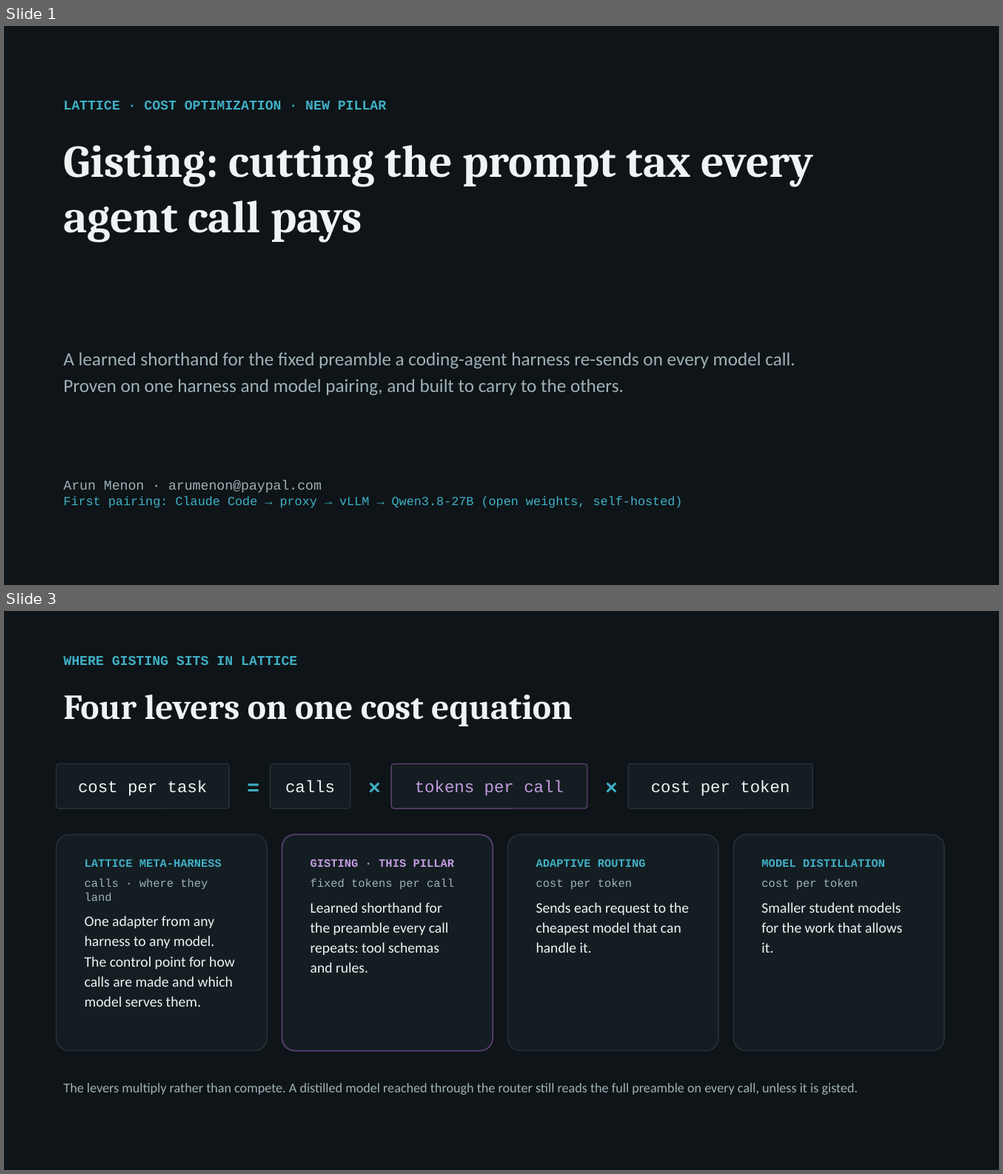
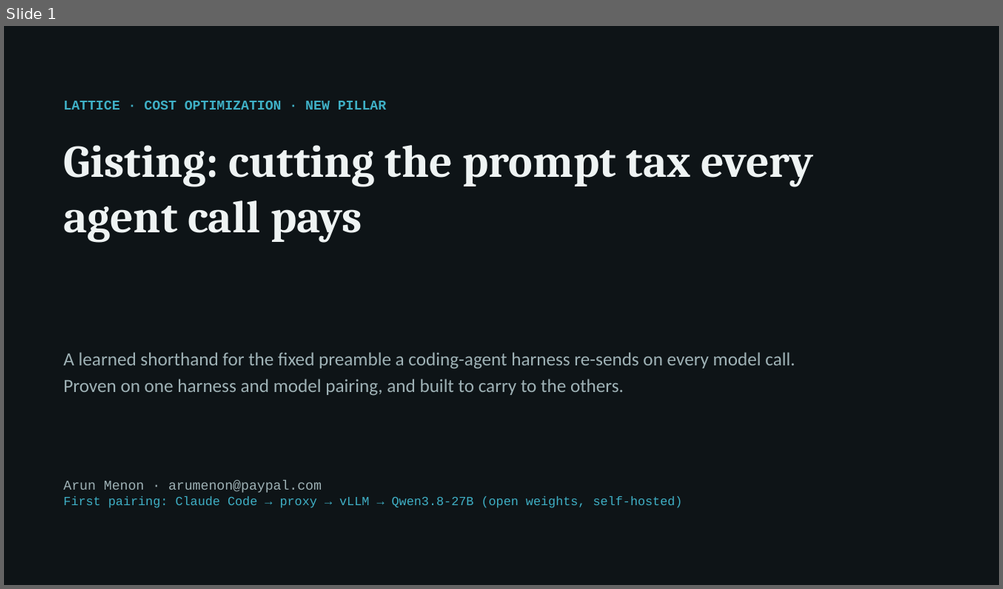
Before and after one commit to arunmenon/gisting-coding-agent, a slide deck: Gisting-CTO-deck.pptx. Shown one above the other, each under a label of ours: slides 1 and 3 before the commit, slide 1 after it; the slides between them are not shown. The pictures are 1003x1174 and 1003x589 pixels, drawn with LibreOffice and Linux fonts; fonts in the diff are those of the drawing. Boxes give left, top, right and bottom in pixels: in the first picture for what was removed or moved away, otherwise in the second. Text is boxed around its words. In the diff, an @@ line names an element or a change of style, - is before the commit and + after.

Commit message:
Deck: remove inferred pillar integrations; keep distil-then-gist as the one synergy, inner loop as a proposal, span study per harness and distilled-model pair

```diff
--- a/Gisting-CTO-deck.pptx
+++ b/Gisting-CTO-deck.pptx
@@ slide 3 removed at [4, 611, 999, 1170], background #FFFFFF @@
@@ rectangle removed at [4, 611, 999, 1170] @@
@@ text removed at [63, 656, 297, 665] @@
-WHERE GISTING SITS IN LATTICE
@@ text removed at [63, 695, 572, 726] @@
-Four levers on one cost equation
@@ rounded rectangle removed at [57, 764, 228, 809] @@
@@ text removed at [237, 764, 270, 809] @@
-=
@@ rounded rectangle removed at [270, 764, 350, 809] @@
@@ text removed at [358, 764, 391, 809] @@
-×
@@ rounded rectangle removed at [391, 764, 586, 809] @@
@@ text removed at [595, 764, 629, 809] @@
-×
@@ rounded rectangle removed at [629, 764, 813, 809] @@
@@ text removed at [78, 780, 208, 796] @@
-cost per task
@@ text removed at [285, 780, 335, 793] @@
-calls
@@ text removed at [415, 780, 563, 796] @@
-tokens per call
@@ text removed at [651, 780, 789, 796] @@
-cost per token
@@ rounded rectangle removed at [57, 834, 267, 1051] @@
@@ rounded rectangle removed at [282, 834, 493, 1051] @@
@@ rounded rectangle removed at [508, 834, 719, 1051] @@
@@ rounded rectangle removed at [734, 834, 945, 1051] @@
@@ text removed at [85, 859, 235, 1007] @@
-LATTICE META-HARNESS
-calls · where they land
-One adapter from any harness to any model. The control point for how calls are made and which model serves them.
@@ text removed at [310, 859, 455, 973] @@
-GISTING · THIS PILLAR
-fixed tokens per call
-Learned shorthand for the preamble every call repeats: tool schemas and rules.
@@ text removed at [536, 859, 689, 953] @@
-ADAPTIVE ROUTING
-cost per token
-Sends each request to the cheapest model that can handle it.
@@ text removed at [761, 859, 902, 953] @@
-MODEL DISTILLATION
-cost per token
-Smaller student models for the work that allows it.
@@ text removed at [63, 1083, 858, 1095] @@
-The levers multiply rather than compete. A distilled model reached through the router still reads the full preamble on every call, unless it is gisted.
```
Also in this commit, not shown: 6 slides changed, 3 slides added, 2 other slides removed, 3 other files.
